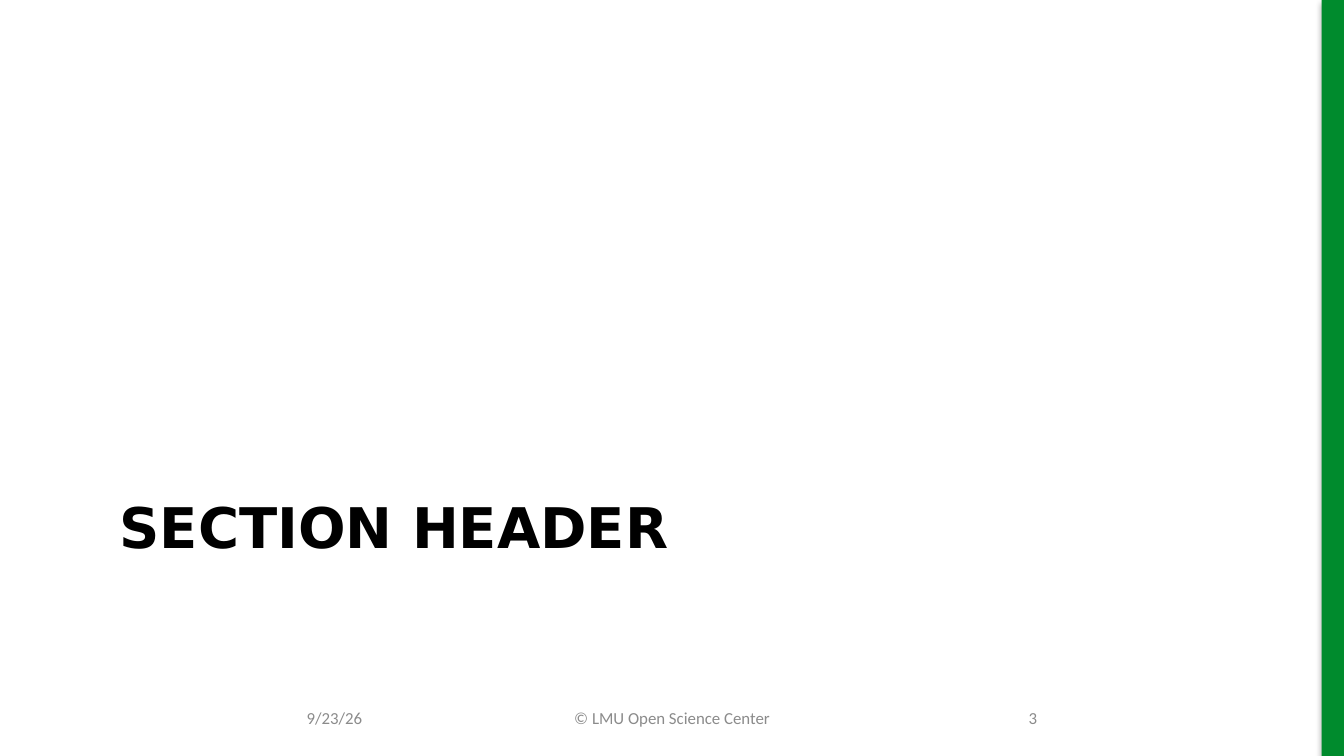
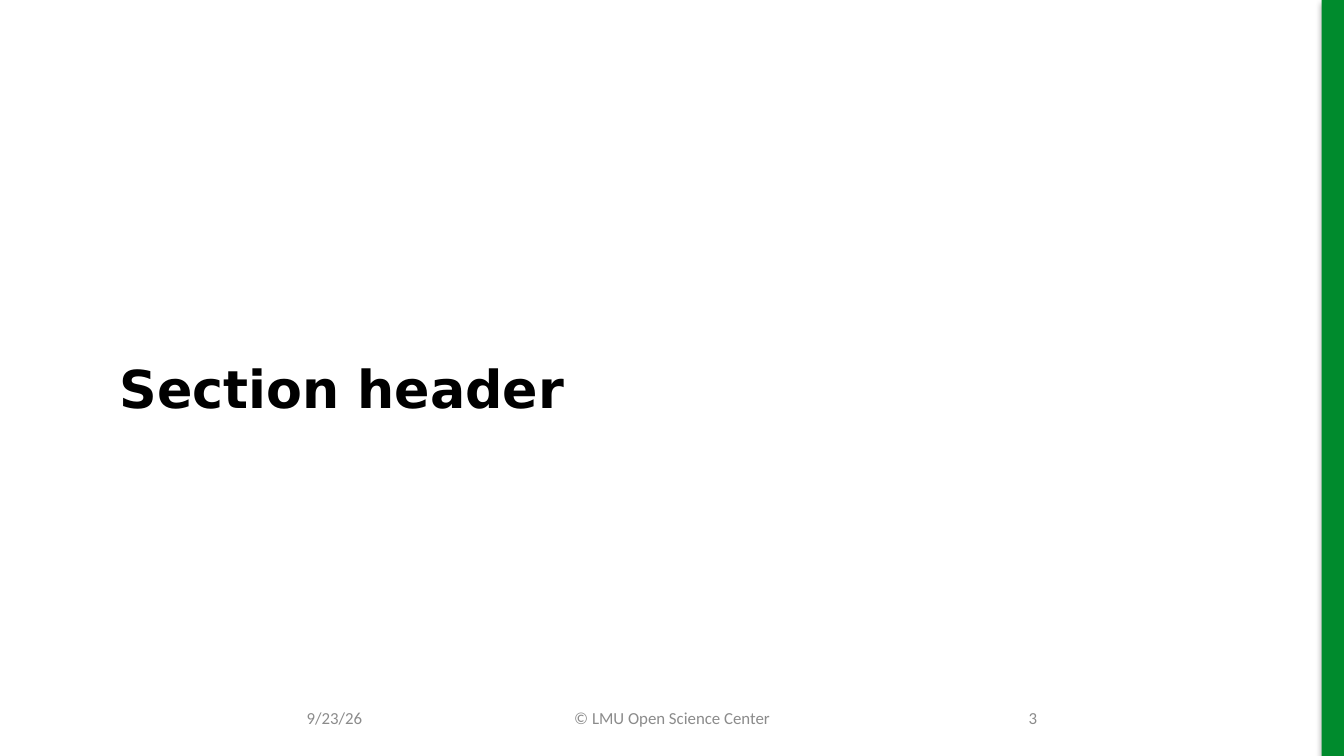
Before and after one commit to lmu-osc/train-the-trainer-test-repo-separate-slidedeck-zenodo, a slide deck: slide 3 of working-template.pptx. Drawn at 1344x756 pixels with LibreOffice and Linux fonts; fonts in the diff are those of the drawing; background and template pictures are left out. Boxes give left, top, right and bottom in pixels: in the first picture for what was removed or moved away, otherwise in the second. Text is boxed around its words. In the diff, an @@ line names an element or a change of style, - is before the commit and + after.

Commit message:
Adjust section slide text size

```diff
--- a/working-template.pptx
+++ b/working-template.pptx
@@ title at bbox=[120, 368, 564, 409]: text changed; size 30 to 28 pt @@
-SECTION HEADER
+Section header
```
